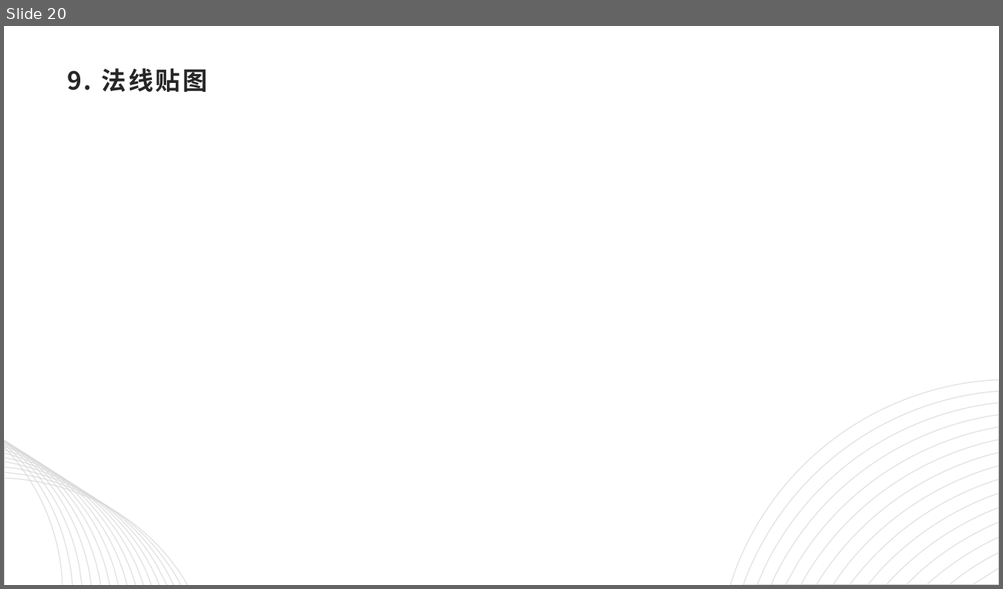
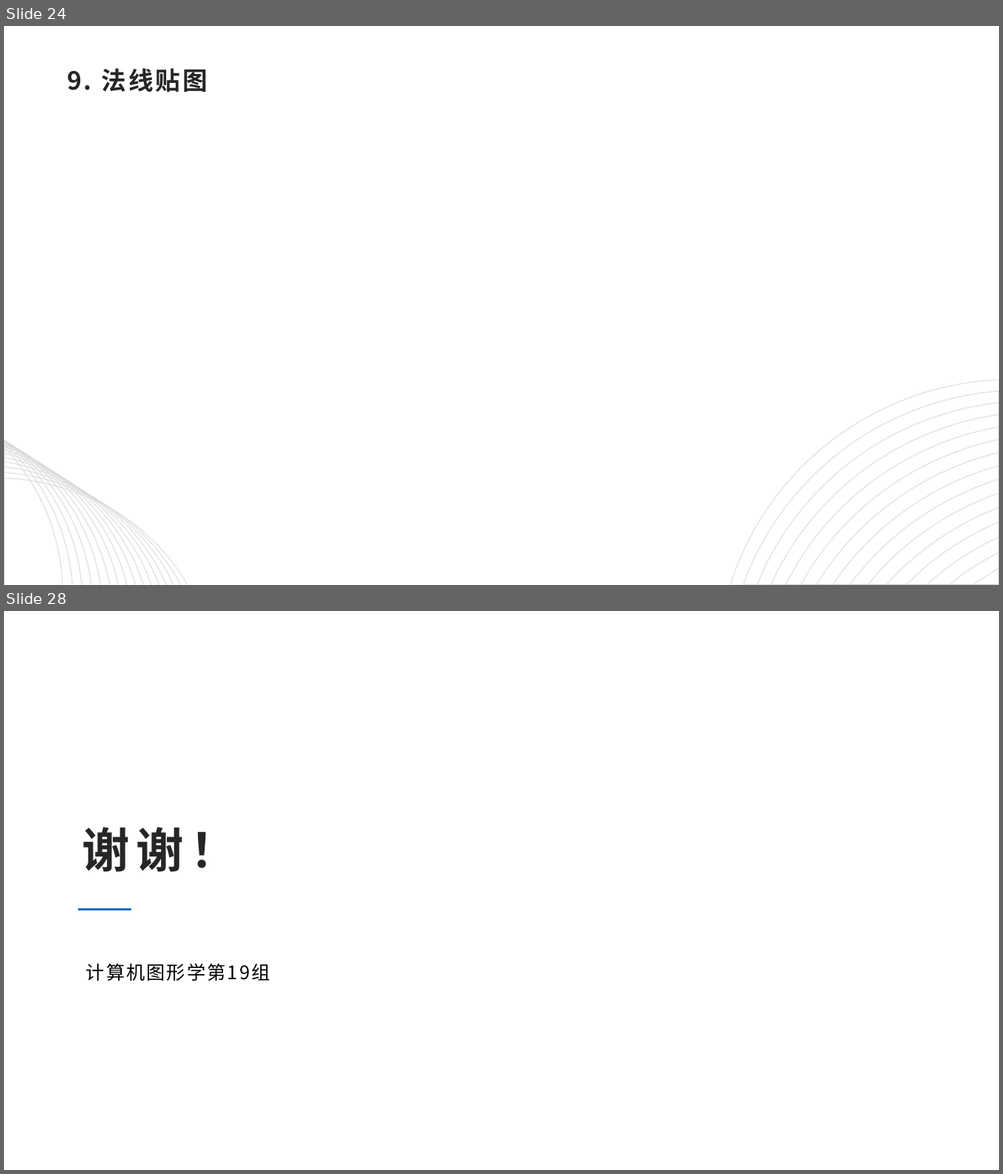
Before and after one commit to computer-graphic-2019/Group19, a slide deck: CG_final.pptx. Shown one above the other, each under a label of ours: slide 20 before the commit, slides 24 and 28 after it; the slides between them are not shown. The pictures are 1003x589 and 1003x1174 pixels, drawn with LibreOffice and Linux fonts; fonts in the diff are those of the drawing; background and template pictures are left out. Boxes give left, top, right and bottom in pixels: in the first picture for what was removed or moved away, otherwise in the second. Text is boxed around its words. In the diff, an @@ line names an element or a change of style, - is before the commit and + after.

```diff
--- a/CG_final.pptx
+++ b/CG_final.pptx
@@ slide 28 added at [4,611,999,1170], background #FFFFFF @@
@@ title added at [82,827,238,872], 46 pt, text #262626, bold @@
+谢谢！
@@ line added from (78, 909) to (131, 909), #1D6DC2 2 pt @@
@@ text added at [86,963,270,981], 18 pt, text #000000 @@
+计算机图形学第19组
@@ what was slide 20 is now slide 24 @@
```
Also in this commit, not shown: 11 slides changed, 9 other slides added, 3 slides removed.
